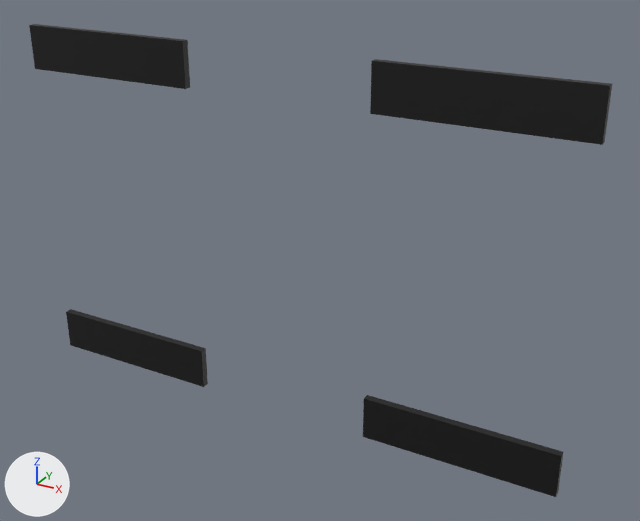
What one commit did to the glTF model assets/models/kit/map_keypad/map_keypad_plates.glb.
Both versions are drawn from a 50 mm camera at (0.0559, -0.0969, 0.0273) aimed at (0.0051, -0.0046, -0.0188). Arrows for +X, +Y and +Z are at lower left; the lights stay in place. The picture after the commit comes second.

Names of what the first picture shows: 'MapKeypadPlates'.
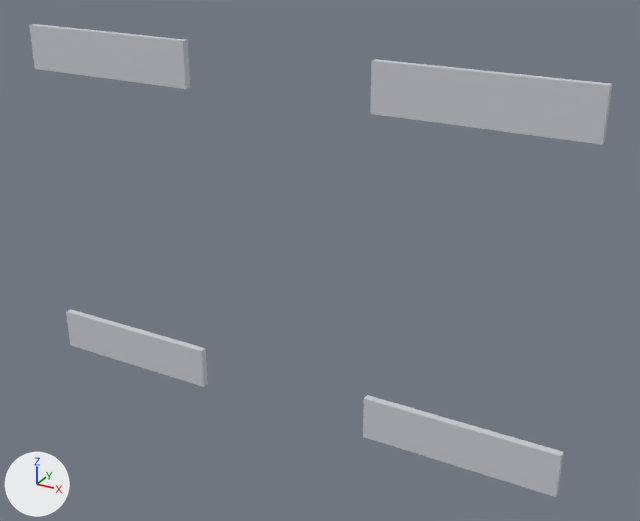
Patch to the scene script:
```diff
--- a/assets/models/kit/map_keypad/map_keypad_plates.glb.py
+++ b/assets/models/kit/map_keypad/map_keypad_plates.glb.py
@@ mat_label_plate @@
+mat_label_plate = principled_material('label_plate')
+mat_label_plate.base_color = (0.584, 0.604, 0.631)  # light grey #c9ccd0
+mat_label_plate.roughness = 0.8
@@ me_mapkeypadplates @@
 me_mapkeypadplates.from_pydata(...)  # 32 vertices, 48 faces; spans x -0.039..0.039, y -0.007..-0.006, z -0.042..0.008
-me_mapkeypadplates.materials.append(mat_defaultmaterial)
+me_mapkeypadplates.materials.append(mat_label_plate)  # light grey #c9ccd0
```

Changed parts and their boxes [x1, y1, x2, y2] in the pictures (640 x 521 px):
'MapKeypadPlates', recoloured: [29, 24, 612, 497] in both
